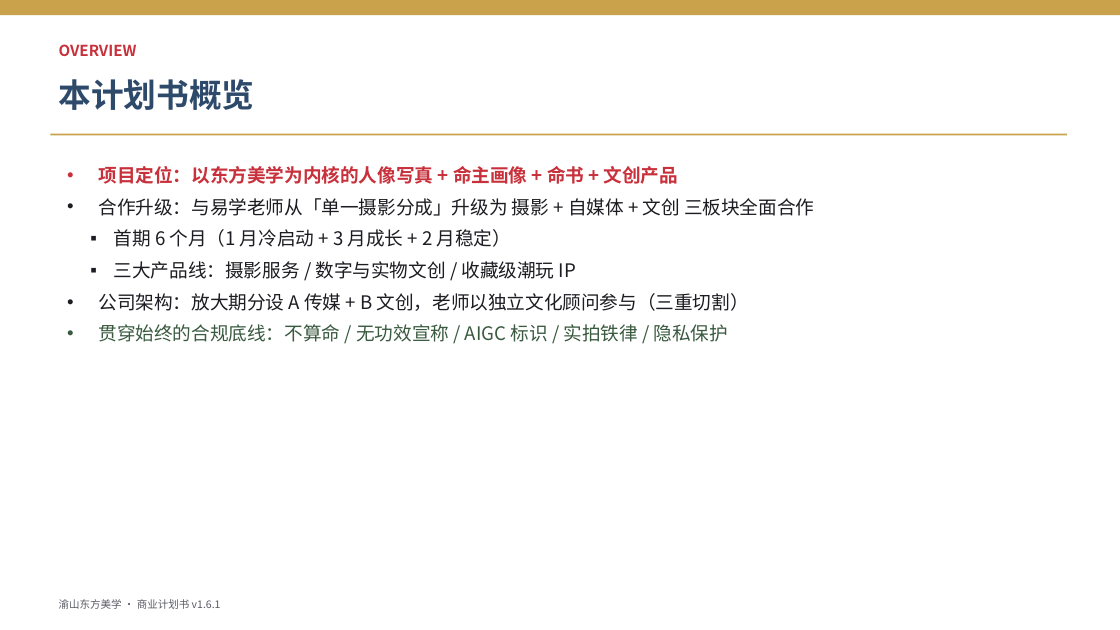
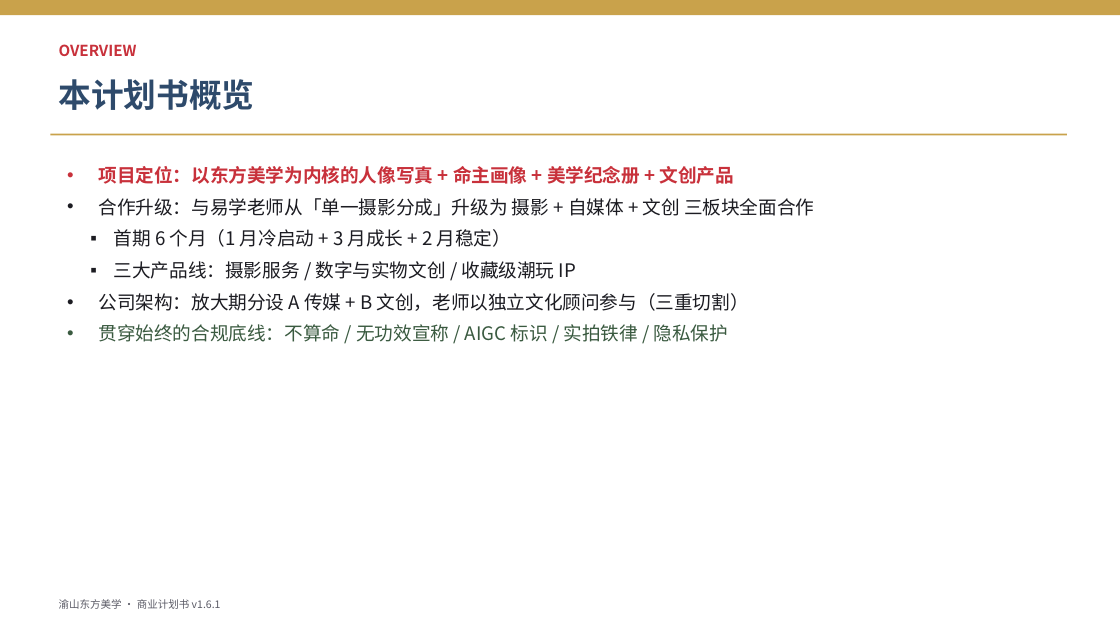
Before and after one commit to fenghuo02/ai-project, a slide deck: slide 2 of docs/business-plan-deck.pptx. Drawn at 1120x630 pixels with LibreOffice and Linux fonts; fonts in the diff are those of the drawing. Boxes give left, top, right and bottom in pixels: in the first picture for what was removed or moved away, otherwise in the second. Text is boxed around its words. In the diff, an @@ line names an element or a change of style, - is before the commit and + after.

Commit message:
chore(v1.6.2): 命书交付物下线，全文改为不含命理的「美学纪念册」
项目以后不再为客户生成「命书」。将原命书在交付/定价/订阅/合同中的位置，
统一替换为不含命理推算的「美学纪念册」（汇编客户专属命主画像/节气壁纸/
节气与五行美学图文），保留原价格档与收入结构，仅去除命理属性。

变更文件：
- docs/business-plan-chongqing-yixue-photo.md（主计划书 v1.6.1→v1.6.2，新增变更日志）
- docs/business-plan-teacher-edition.md（老师版）
- docs/products/00-sku-overview.md / sku-tier2-midrange.md / sku-tier3-premium.md
- docs/contracts/02-company-A-media-charter.md（A 公司章程：交付物/IP/命名口径）
- docs/business-plan-deck.pptx（PPT 同步重生成）

合规：美学纪念册仅作美学纪念读物，保留 AIGC 声明，严禁命理/算命/改运表述；
八字仅作命主画像/壁纸的色彩坐标美学用途，不产出命理文字交付物。

```diff
--- a/docs/business-plan-deck.pptx
+++ b/docs/business-plan-deck.pptx
@@ text at box(99, 166, 734, 184): text changed @@
-• 项目定位：以东方美学为内核的人像写真 + 命主画像 + 命书 + 文创产品
+• 项目定位：以东方美学为内核的人像写真 + 命主画像 + 美学纪念册 + 文创产品
```
Also in this commit, not shown: 5 other slides changed, 6 other files.
